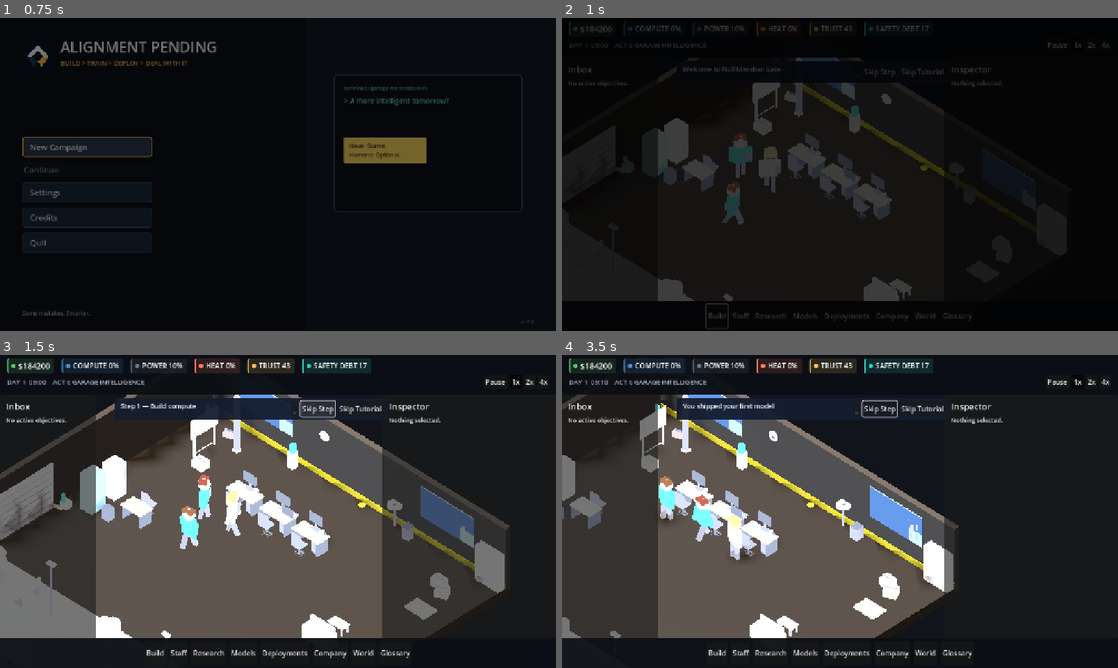
Above: before the commit, frames 1-4 (two rows, left to right).
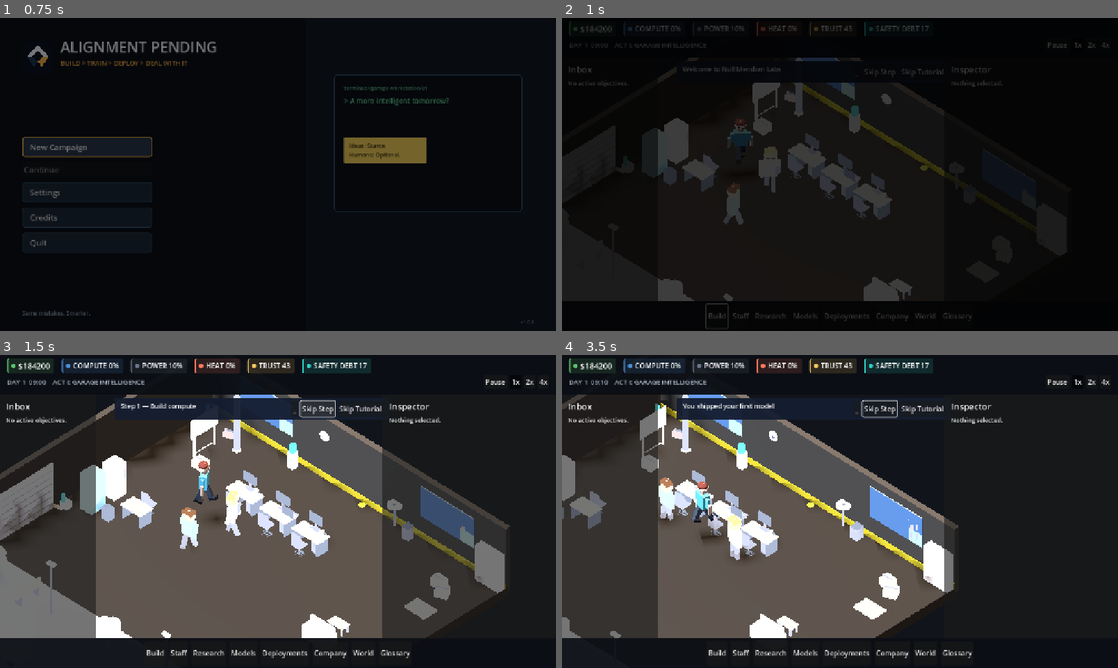
Above: after the commit, the same moments.

Repository: Fartoman94/alignment-pending
Game: Godot game, scene res://scenes/main_menu.tscn
The game is run twice, just before and just after one commit, with the same random seed, the same clock (stepped at 60 frames per second) and the same inputs. This scene is started directly instead of the project's main scene.
Inputs (mouse positions are in pixels of both pictures, inside the frame that each line leads up to):
- Up to frame 1 (0.75 s): click "New Campaign" at 0.5 s
- Up to frame 2 (1 s): no input
- Up to frame 3 (1.5 s): click "Skip Step" at 1.25 s
- Up to frame 4 (3.5 s): click "Skip Step" at 2 s; tap Enter (build_confirm) at 2.75, 2.85 s; move the mouse to (962, 495) at 2.77 s; hold D (pan_right) from 2.78 s (still down); click (962, 495) at 2.92 s

Frame 1 is identical in both runs. In frame 2, 0.6% of the frame differs, in the area x 28-35%, y 32-66%; in frame 3, 0.6%; in frame 4, 0.8%, in the area x 17-29%, y 38-60%.

Commit message:
feat(world): wire generated humanoid characters into StaffAgent's live animation system [P-REWORK-02]
The 24 rigged/animated/faced humanoids generated last pass were built and
verified but never reached the actual spawning system, so nothing looked
different in the running game. StaffAgent._build_visual() now detects a
Skeleton3D+AnimationPlayer per model and routes to a real parallel skeletal
path (AnimationPlayer.play() driven by State) alongside the existing
flat-mesh pivot path, with matching per-instance skin/hair variation. Wired
into character_model_pool for all 8 mapped roles in staff_roles.json.

Verified through the real assign_work()/pathfinding flow (idle/walk/typing
all confirmed via render + debug state), all 24 files individually
confirmed to route correctly, and the full 214-assertion smoke suite
(one pre-existing pool test updated to branch on flat-mesh vs. skeletal
instead of assuming every pool entry has limb pivots). Real GPU cost
measured and documented: ~59->49 FPS avg at the 150-staff stress scenario,
accepted as realistic headcount stays far below that.

Co-Authored-By: Claude Sonnet 5 <noreply@anthropic.com>

Diff:
--- a/game/data/staff_roles.json
+++ b/game/data/staff_roles.json
@@ -1,12 +1,12 @@
 [
-  {"id": "researcher", "name": "Researcher", "base_salary_mi …(567 unchanged characters)… cters/variants/researcher_variant_5.glb"]},
-  {"id": "engineer", "name": "Engineer", "base_salary_min":  …(550 unchanged characters)… racters/variants/engineer_variant_5.glb"]},
-  {"id": "data_ops", "name": "Data Ops", "base_salary_min":  …(402 unchanged characters)… racters/variants/data_ops_variant_5.glb"]},
-  {"id": "safety_analyst", "name": "Safety Analyst", "base_s …(543 unchanged characters)… haracters/variants/safety_variant_5.glb"]},
-  {"id": "product_manager", "name": "Product Manager", "base …(559 unchanged characters)… aracters/variants/manager_variant_5.glb"]},
-  {"id": "support_specialist", "name": "Support Specialist", …(554 unchanged characters)… haracters/variants/junior_variant_5.glb"]},
-  {"id": "legal_specialist", "name": "Legal Specialist", "ba …(540 unchanged characters)… characters/variants/legal_variant_5.glb"]},
-  {"id": "hr_partner", "name": "HR Partner", "base_salary_mi …(514 unchanged characters)… ga/characters/variants/hr_variant_5.glb"]},
+  {"id": "researcher", "name": "Researcher", "base_salary_mi …(567 unchanged characters)… cters/variants/researcher_variant_5.glb", "res://assets/models/generated_humanoids/researcher_00.glb", "res://assets/models/generated_humanoids/researcher_01.glb", "res://assets/models/generated_humanoids/researcher_02.glb"]},
+  {"id": "engineer", "name": "Engineer", "base_salary_min":  …(550 unchanged characters)… racters/variants/engineer_variant_5.glb", "res://assets/models/generated_humanoids/engineer_00.glb", "res://assets/models/generated_humanoids/engineer_01.glb", "res://assets/models/generated_humanoids/engineer_02.glb"]},
+  {"id": "data_ops", "name": "Data Ops", "base_salary_min":  …(402 unchanged characters)… racters/variants/data_ops_variant_5.glb", "res://assets/models/generated_humanoids/data_ops_00.glb", "res://assets/models/generated_humanoids/data_ops_01.glb", "res://assets/models/generated_humanoids/data_ops_02.glb"]},
+  {"id": "safety_analyst", "name": "Safety Analyst", "base_s …(543 unchanged characters)… haracters/variants/safety_variant_5.glb", "res://assets/models/generated_humanoids/safety_00.glb", "res://assets/models/generated_humanoids/safety_01.glb", "res://assets/models/generated_humanoids/safety_02.glb"]},
+  {"id": "product_manager", "name": "Product Manager", "base …(559 unchanged characters)… aracters/variants/manager_variant_5.glb", "res://assets/models/generated_humanoids/team_leader_00.glb", "res://assets/models/generated_humanoids/team_leader_01.glb", "res://assets/models/generated_humanoids/team_leader_02.glb"]},
+  {"id": "support_specialist", "name": "Support Specialist", …(554 unchanged characters)… haracters/variants/junior_variant_5.glb", "res://assets/models/generated_humanoids/support_00.glb", "res://assets/models/generated_humanoids/support_01.glb", "res://assets/models/generated_humanoids/support_02.glb"]},
+  {"id": "legal_specialist", "name": "Legal Specialist", "ba …(540 unchanged characters)… characters/variants/legal_variant_5.glb", "res://assets/models/generated_humanoids/legal_00.glb", "res://assets/models/generated_humanoids/legal_01.glb", "res://assets/models/generated_humanoids/legal_02.glb"]},
+  {"id": "hr_partner", "name": "HR Partner", "base_salary_mi …(514 unchanged characters)… ga/characters/variants/hr_variant_5.glb", "res://assets/models/generated_humanoids/hr_00.glb", "res://assets/models/generated_humanoids/hr_01.glb", "res://assets/models/generated_humanoids/hr_02.glb"]},
   {"id": "ceo", "name": "Chief Executive Officer", "base_salary_min": 2000, "base_salary_max": 2800, "primary_skill": " …(512 unchanged characters)…
   {"id": "cfo", "name": "Chief Financial Officer", "base_salary_min": 1700, "base_salary_max": 2400, "primary_skill": " …(508 unchanged characters)…
 ]
--- a/game/src/world/staff_agent.gd
+++ b/game/src/world/staff_agent.gd
@@ -96,6 +96,22 @@
 ## exactly as before).
 var character_model_pool: Array[String] = []
 
+## Total-visual-rework pass: a second, real character pipeline for the
+## Blender-generated humanoids (game/tools/blender_generators/
+## generate_humanoids.py) — a genuine Skeleton3D + AnimationPlayer with
+## 5 baked clips (idle/walk/typing/talk/sit), not this file's usual flat
+## unskinned-mesh + manual-pivot approach. Detected per-instance in
+## _build_visual() (does the loaded model have a Skeleton3D?), not a
+## separate agent type — a crowd can mix both kinds of character freely.
+## Skinned meshes can't be reparented into _bob_group without breaking
+## their skin binding, so none of the pivot/bob machinery above applies
+## to this path; _animate_visual_skeletal() below is the whole animation
+## story for these agents, real AnimationPlayer.play() calls instead of
+## per-frame trig.
+var _is_skeletal: bool = false
+var _anim_player: AnimationPlayer
+var _current_anim: String = ""
+
 func _ready() -> void:
     _nav_agent = NavigationAgent3D.new()
     _nav_agent.radius = 0.3
@@ -136,6 +152,12 @@
         return
     var model: Node3D = packed.instantiate()
     add_child(model)
+
+    var found_anim_player: AnimationPlayer = _find_animation_player(model)
+    if found_anim_player != null:
+        _build_visual_skeletal(model, found_anim_player)
+        return
+
     var world_node: Node = model.get_node_or_null("world")
     if world_node == null:
         push_error("StaffAgent: character model '%s' has no 'world' root node" % character_model_path)
@@ -184,6 +206,95 @@
             _bob_group.add_child(mesh_inst)
     model.queue_free()
     _apply_variation()
+
+func _find_animation_player(n: Node) -> AnimationPlayer:
+    if n is AnimationPlayer:
+        return n
+    for c in n.get_children():
+        var found: AnimationPlayer = _find_animation_player(c)
+        if found != null:
+            return found
+    return null
+
+func _find_skeleton(n: Node) -> Skeleton3D:
+    if n is Skeleton3D:
+        return n
+    for c in n.get_children():
+        var found: Skeleton3D = _find_skeleton(c)
+        if found != null:
+            return found
+    return null
+
+## Confirmed by rendering (4 cardinal angles, same discipline as every
+## other facing/orientation check in this project): these models' front
+## already faces local +Z at rotation.y == 0, the same convention every
+## other character pack in this project already uses — no corrective
+## rotation needed here, unlike the flat-mesh path's -90° X fix for the
+## other packs' Z-up authoring.
+func _build_visual_skeletal(model: Node3D, anim_player: AnimationPlayer) -> void:
+    _is_skeletal = true
+    _anim_player = anim_player
+    # The generator bakes clips with no explicit loop mode, which
+    # defaults to "play once and hold the last frame" — confirmed by
+    # rendering "walk" and watching it freeze mid-stride instead of
+    # cycling. Every clip here (idle/walk/typing/talk/sit) is meant to
+    # cycle continuously, so this is set for all of them, not guessed at
+    # per-clip.
+    for anim_name: StringName in _anim_player.get_animation_list():
+        var anim: Animation = _anim_player.get_animation(anim_name)
+        if anim != null:
+            anim.loop_mode = Animation.LOOP_LINEAR
+    var skeleton: Skeleton3D = _find_skeleton(model)
+    if skeleton != null:
+        _apply_variation_skeletal(skeleton)
+
+## Same per-instance skin/hair tint variation _apply_variation() already
+## does for the flat-mesh pack, adapted for this hierarchy: the parts
+## are direct children of the Skeleton3D (never reparented — a skinned
+## mesh's "skeleton" reference is a NodePath that would break if moved),
+## and named "Head"/"Hair" (capitalized, the generator's own convention)
+## instead of "head"/"hair".
+func _apply_variation_skeletal(skeleton: Skeleton3D) -> void:
+    var head: MeshInstance3D = _find_child_by_prefix(skeleton, "Head") as MeshInstance3D
+    if head != null and head.mesh != null:
+        var skin_mat: StandardMaterial3D = head.mesh.surface_get_material(0)
+        if skin_mat != null:
+            var skin_variant: StandardMaterial3D = skin_mat.duplicate()
+            var skin_shift: float = rng.randf_range(-0.08, 0.08)
+            skin_variant.albedo_color = Color(
+                clampf(skin_variant.albedo_color.r + skin_shift, 0.0, 1.0),
+                clampf(skin_variant.albedo_color.g + skin_shift * 0.85, 0.0, 1.0),
+                clampf(skin_variant.albedo_color.b + skin_shift * 0.7, 0.0, 1.0),
+            )
+            head.set_surface_override_material(0, skin_variant)
+    var hair: MeshInstance3D = _find_child_by_prefix(skeleton, "Hair") as MeshInstance3D
+    if hair != null and hair.mesh != null:
+        var hair_mat: StandardMaterial3D = hair.mesh.surface_get_material(0)
+        if hair_mat != null:
+            var hair_variant: StandardMaterial3D = hair_mat.duplicate()
+            hair_variant.albedo_color = HAIR_COLORS[rng.randi() % HAIR_COLORS.size()]
+            hair.set_surface_override_material(0, hair_variant)
+
+## Real AnimationPlayer.play() per state, instead of _animate_visual()'s
+## trig-pivot math — the whole animation story for a skeletal agent.
+## Only calls .play() when the target clip actually changes, not every
+## frame, so it doesn't restart the same animation from frame 0
+## constantly (confirmed by rendering: calling .play() every physics
+## frame visibly froze the character instead of animating it).
+func _animate_visual_skeletal(_delta: float) -> void:
+    if _anim_player == null:
+        return
+    var target: String = "idle"
+    match state:
+        State.MOVING:
+            target = "walk"
+        State.WORKING:
+            target = "typing"
+        State.IDLE:
+            target = "idle"
+    if target != _current_anim and _anim_player.has_animation(target):
+        _anim_player.play(target)
+        _current_anim = target
 
 func _matching_limb_prefix(node_name: String, limb_names: Array[String]) -> String:
     for limb_name: String in limb_names:
@@ -272,6 +383,9 @@
 ## WORKING, so a player can tell what a staff member is doing at a glance
 ## even at isometric distance.
 func _animate_visual(delta: float) -> void:
+    if _is_skeletal:
+        _animate_visual_skeletal(delta)
+        return
     if _leg_l_pivot == null:
         return  # _build_visual() failed to load a model — nothing to animate.
     _visual_time += delta
--- a/game/tests/smoke_test.gd
+++ b/game/tests/smoke_test.gd
@@ -3595,21 +3595,31 @@
         mega_agent.character_model_pool = mega_typed_pool
         get_root().add_child(mega_agent)
         await process_frame
-        if mega_agent.get("_leg_l_pivot") == null or mega_agent.get("_leg_r_pivot") == null \
-                or mega_agent.get("_arm_l_pivot") == null or mega_agent.get("_arm_r_pivot") == null:
-            push_error("A mega-pack character_model_pool pick should still build all 4 limb pivots despite suffixed node names (seed %d)" % (5000 + i))
-            quit(1)
-            return
-        var mega_bob_group: Node3D = mega_agent.get("_bob_group")
-        var mega_found_head: bool = false
-        if mega_bob_group != null:
-            for child in mega_bob_group.get_children():
-                if child is MeshInstance3D and String(child.name).begins_with("head"):
-                    mega_found_head = true
-        if not mega_found_head:
-            push_error("A mega-pack character_model_pool pick should still find its 'head_N'-suffixed mesh for skin-tone variation (seed %d)" % (5000 + i))
-            quit(1)
-            return
+        # P-REWORK-02: the pool now also holds real rigged/animated
+        # generated_humanoids entries, which route through the skeletal
+        # (Skeleton3D + AnimationPlayer) path instead of building the
+        # flat-mesh pack's 4 limb pivots — both are valid, complete builds.
+        if mega_agent.get("_is_skeletal"):
+            if mega_agent.get("_anim_player") == null:
+                push_error("A generated-humanoid character_model_pool pick should build a real AnimationPlayer (seed %d)" % (5000 + i))
+                quit(1)
+                return
+        else:
+            if mega_agent.get("_leg_l_pivot") == null or mega_agent.get("_leg_r_pivot") == null \
+                    or mega_agent.get("_arm_l_pivot") == null or mega_agent.get("_arm_r_pivot") == null:
+                push_error("A mega-pack character_model_pool pick should still build all 4 limb pivots despite suffixed node names (seed %d)" % (5000 + i))
+                quit(1)
+                return
+            var mega_bob_group: Node3D = mega_agent.get("_bob_group")
+            var mega_found_head: bool = false
+            if mega_bob_group != null:
+                for child in mega_bob_group.get_children():
+                    if child is MeshInstance3D and String(child.name).begins_with("head"):
+                        mega_found_head = true
+            if not mega_found_head:
+                push_error("A mega-pack character_model_pool pick should still find its 'head_N'-suffixed mesh for skin-tone variation (seed %d)" % (5000 + i))
+                quit(1)
+                return
         mega_agent.queue_free()
     await process_frame
     print("SMOKE_OK: character_model_pool picks (mega-asset-pack, suffixed node names) build complete pivots/head lookups exactly like the original pack")
Not shown, changed: docs/art/HUMANOID_PIPELINE_REPORT.md
Not shown, changed: docs/legal/ASSET_PROVENANCE.md
Not shown, changed: docs/performance/REAL_GPU_PROFILE.md
Not shown, changed: docs/production/KNOWN_ISSUES.md
